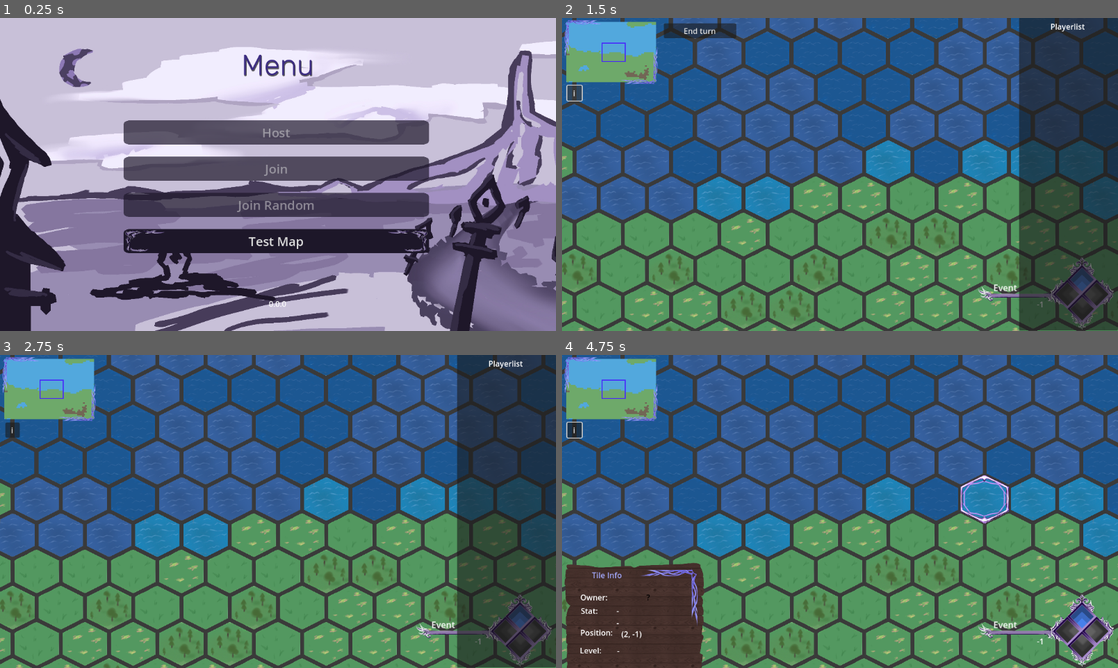
Above: before the commit, frames 1-4 (two rows, left to right).
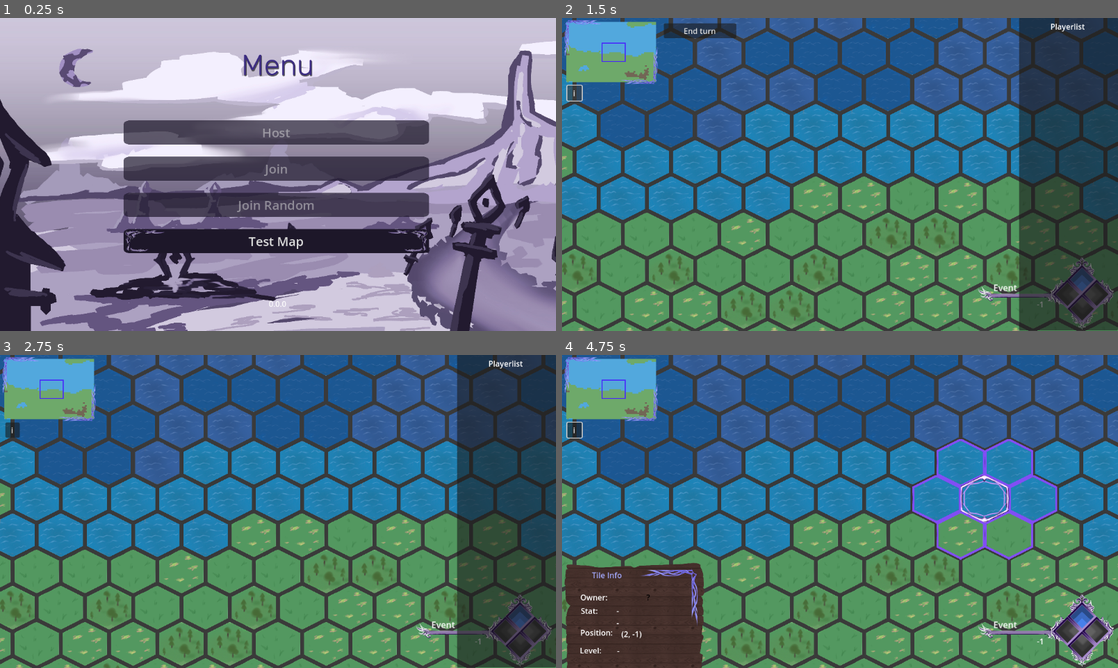
Above: after the commit, the same moments.

Repository: DragonCat4012/Shyv_Game
Game: Godot game, scene res://Scenes/menu.tscn
Same seed, same stepped clock (60 frames per second), same inputs: the game is played once before the commit and once after it.
Inputs (mouse positions are in pixels of both pictures, inside the frame that each line leads up to):
- Up to frame 1 (0.25 s): no input
- Up to frame 2 (1.5 s): click "Test Map" at 0.5 s; click "i" at 1.25 s
- Up to frame 3 (2.75 s): click "End turn" at 2 s
- Up to frame 4 (4.75 s): click "i" at 2.75 s; click "i" at 3.5 s; tap Enter at 4.25 s; move the mouse to (962, 495) at 4.27 s; right-click (962, 495) at 4.35 s; click (962, 495) at 4.42 s

The runs differ from the first frame. In frame 1, 17% of the frame differs, in the area x 0-100%, y 9-100%; in frame 2, 14%; in frame 3, 14%; in frame 4, 17%.
Error in both runs: Invalid access to property or key 'assignedID' on a base object of type 'Nil'. (res://Scenes/Overlays/PhaseManager.gd:6)

Commit message:
fix water

Diff:
--- a/Graphics/map.tres
+++ b/Graphics/map.tres
@@ -30,6 +30,8 @@
 0:4/0 = 0
 4:0/0 = 0
 5:0/0 = 0
+7:0/0 = 0
+6:0/0 = 0
 
 [resource]
 tile_shape = 3
--- a/Scenes/Game/TileMap.gd
+++ b/Scenes/Game/TileMap.gd
@@ -62,6 +62,9 @@
 
 # SELECTION
 func select_tile(tilePos: Vector2):
+	for n in _get_neighbours(tilePos):
+		set_cell(layerSelect, n, source_id, select_atlas+Vector2i(1,0))
+
 	set_cell(layerSelect, tilePos, source_id, select_atlas)
 
 func get_building_atlas_coordinates(tilePos: Vector2):
@@ -90,8 +93,18 @@
 				var touchesLand = false
 				var neighbors = [Vector2(2*x+1, 2*y), Vector2(2*x, 2*y+1), Vector2(2*x-1, 2*y),Vector2(2*x, 2*y-1),
 				Vector2(2*x-1, 2*y-1),Vector2(2*x+1, 2*y-1),Vector2(2*x+1, 2*y+1),Vector2(2*x-1, 2*y+1)]
+
 				for n in neighbors:
 					if noise.get_noise_2d(n.x, n.y) >= 0:
 						touchesLand = true
+					elif noise.get_noise_2d(n.x, n.y) >= -0.08:
+						touchesLand = true
 				if touchesLand:
 					set_cell(layerTerrain, Vector2(x,y), source_id, water_atlas_light)
+
+func _get_neighbours(tilePos):
+	var sides = [0, 2, 6, 8, 10, 14]
+	var neighbors = []
+	for index in sides:
+		neighbors.append(get_neighbor_cell(tilePos, index))
+	return neighbors
--- a/Scenes/Game/map.tscn
+++ b/Scenes/Game/map.tscn
@@ -290,6 +290,7 @@
 offset_bottom = 41.0
 
 [node name="TextureRect" type="TextureRect" parent="Camera2D/Control/MapOverlayBorders"]
+layout_mode = 0
 offset_left = 3.0
 offset_top = 3.0
 offset_right = 405.0
@@ -299,6 +300,7 @@
 stretch_mode = 4
 
 [node name="TextureRect2" type="TextureRect" parent="Camera2D/Control/MapOverlayBorders"]
+layout_mode = 0
 offset_left = 116.0
 offset_top = 58.0
 offset_right = 518.0
Binary file changed: Graphics/Themes/menuBackground.JPG
